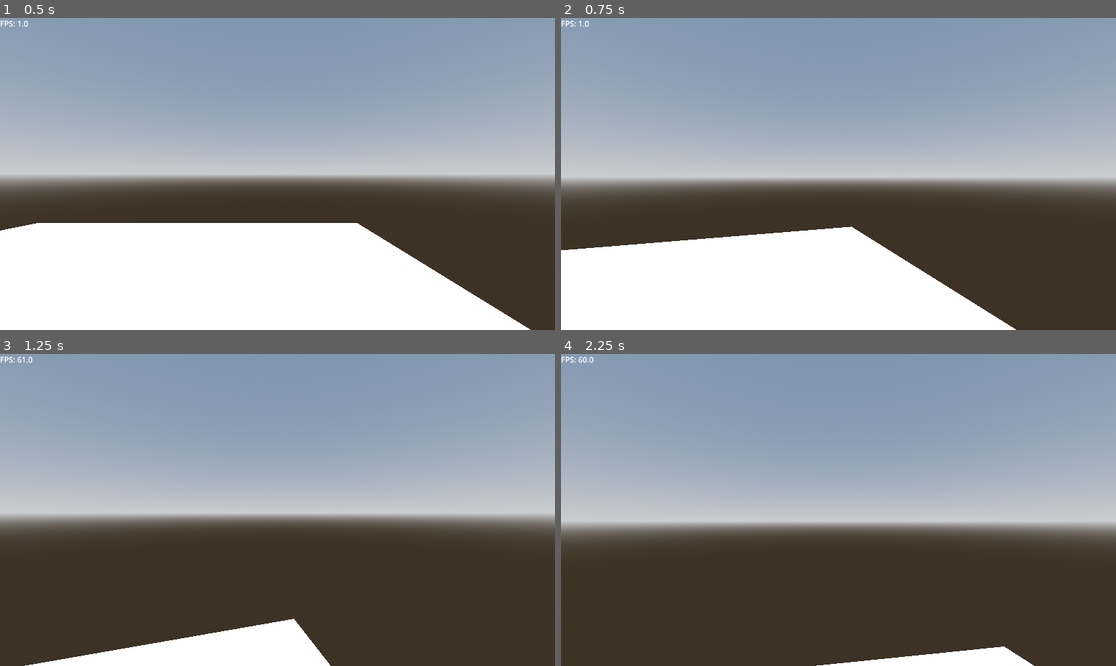
Above: before the commit, frames 1-4 (two rows, left to right).
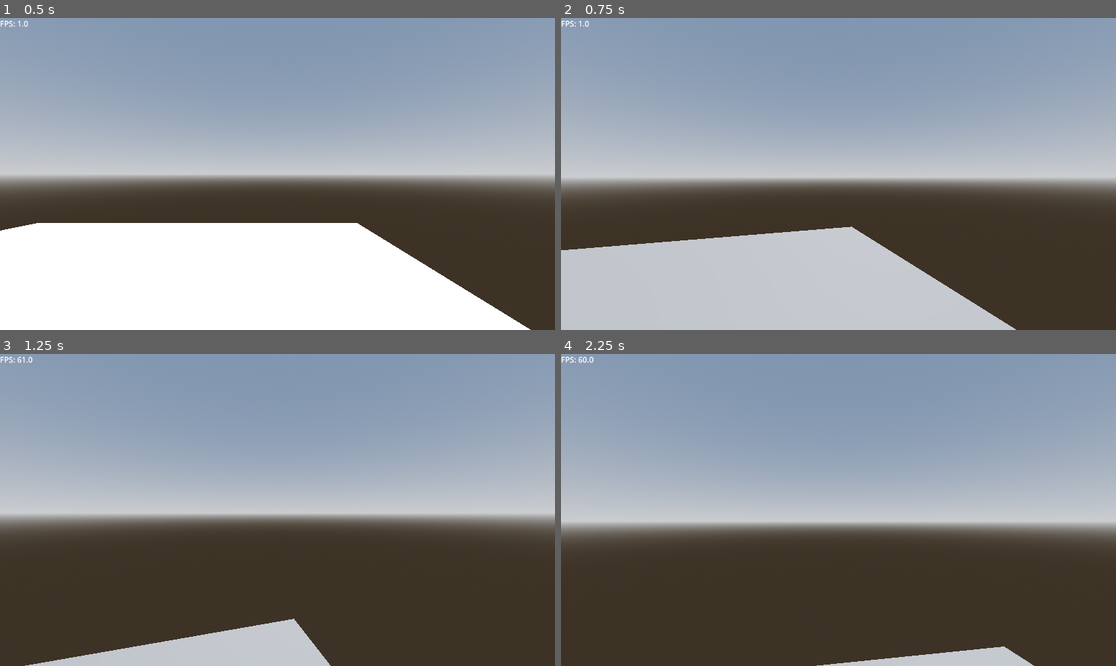
Above: after the commit, the same moments.

Repository: remidu64/GODSE
Game: Godot game, scene res://scenes/State-PlayState.tscn
Same seed, same stepped clock (60 frames per second), same inputs: the game is played once before the commit and once after it. This scene is started directly instead of the project's main scene.
Inputs (mouse positions are in pixels of both pictures, inside the frame that each line leads up to):
- Up to frame 1 (0.5 s): no input
- Up to frame 2 (0.75 s): tap Enter at 0.5 s; move the mouse to (866, 174) at 0.52 s; hold W (forward) from 0.53 s (still down); tap \ (disableShadows, bound only after the commit) at 0.6 s
- Up to frame 3 (1.25 s): keep holding W (forward); tap Space (jump) at 0.77 s
- Up to frame 4 (2.25 s): keep holding W (forward); move the mouse to (810, 510) at 1.27 s; tap \ (disableShadows, bound only after the commit) at 1.35, 2.1 s; tap Space (jump) at 1.52 s; move the mouse to (849, 503) at 2.02 s

Frame 1 is identical in both runs. In frame 2, 20% of the frame differs, in the area x 0-82%, y 66-100%; in frame 3, 4.2%; in frame 4, 1.2%.

Commit message:
added a keybind to disable shadows in States-PlayState because my pc sucks dick

Diff:
--- a/project.godot
+++ b/project.godot
@@ -55,6 +55,11 @@
 "events": [Object(InputEventKey,"resource_local_to_scene":false,"resource_name":"","device":-1,"window_id":0,"alt_press …(195 unchanged characters)…
 ]
 }
+disableShadows={
+"deadzone": 0.2,
+"events": [Object(InputEventKey,"resource_local_to_scene":false,"resource_name":"","device":-1,"window_id":0,"alt_pressed":false,"shift_pressed":false,"ctrl_pressed":false,"meta_pressed":false,"pressed":false,"keycode":0,"physical_keycode":92,"key_label":0,"unicode":92,"location":0,"echo":false,"script":null)
+]
+}
 
 [rendering]
 
--- a/scripts/State-PlayState.gd
+++ b/scripts/State-PlayState.gd
@@ -1,6 +1,8 @@
 extends Node3D
 
+@onready var SunLight: DirectionalLight3D = $DirectionalLight3D
 
 # Called every frame. 'delta' is the elapsed time since the previous frame.
 func _process(delta: float) -> void:
-	pass
+	if Input.is_action_just_pressed("disableShadows"):
+		SunLight.shadow_enabled = !SunLight.shadow_enabled
